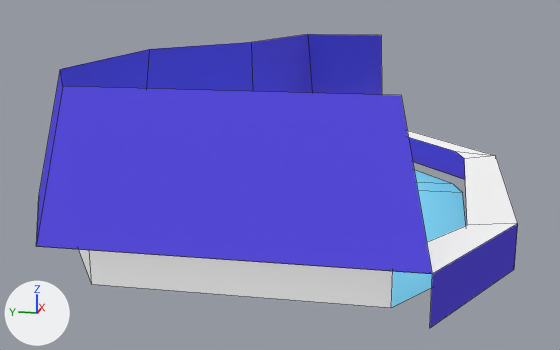
What one commit did to the Blender file Assets/Models/Ship/ship.blend.
One viewpoint serves both versions: a camera (50 mm lens) standing at (-20.32, -3.38, 5.61) and looking at (0.25, 0.73, 0.47). Lighting does not change. The marker at lower left points along +X, +Y and +Z. Mesh edges are drawn as thin lines.
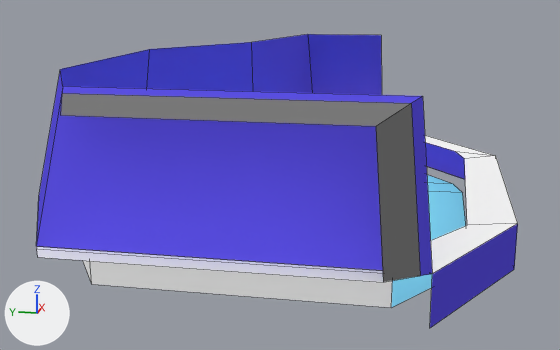
Changed parts and their boxes (x1, y1, x2, y2) in the pictures (560 x 350 px):
part 1 of me_plane, built on: before (36, 86, 432, 274); after (36, 86, 432, 282)

The change in detail:
Material 'Engine' (mat_engine) is new.
Its base color is (0.201, 0.201, 0.201) (grey #7c7c7c).
me_plane is used by ob_plane; location (0.0, 0.0, 0.0).
me_plane had 66 vertices, 46 faces, 5 loose edges and spanned x -8.0..10.7, y -5.1..5.3, z 0.0..3.8.
me_plane now has 77 vertices, 54 faces, 5 loose edges and spans x -9.2..10.7, y -5.1..5.3, z 0.0..3.8.
Part 1, on me_plane:
1 vertex is removed from x -7.0, y -2.8, z 3.8.
1 face is deleted.
12 vertices are added at x -9.2..-7.0, y -3.5..3.6, z 1.0..3.8.
3 new faces join them, mat_interior (white #ffffff).
4 new faces join them, mat_exterior (blue #5c51e7).
2 new faces join them, mat_engine (grey #7c7c7c).
me_plane now uses material mat_engine (grey #7c7c7c).
